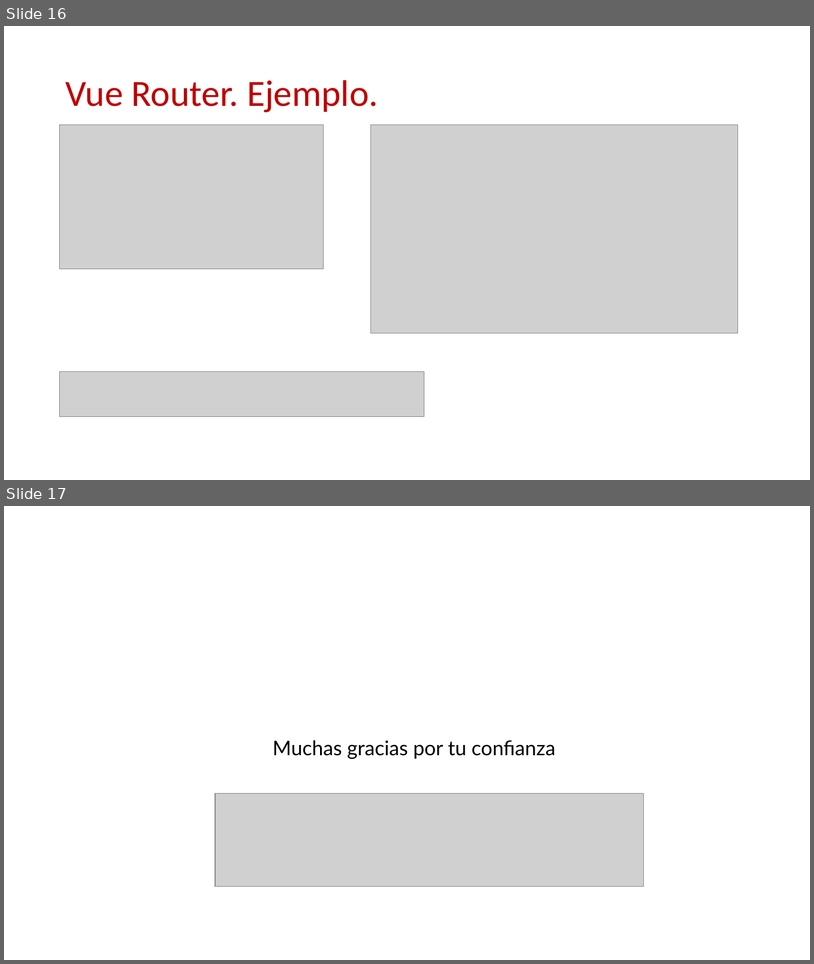
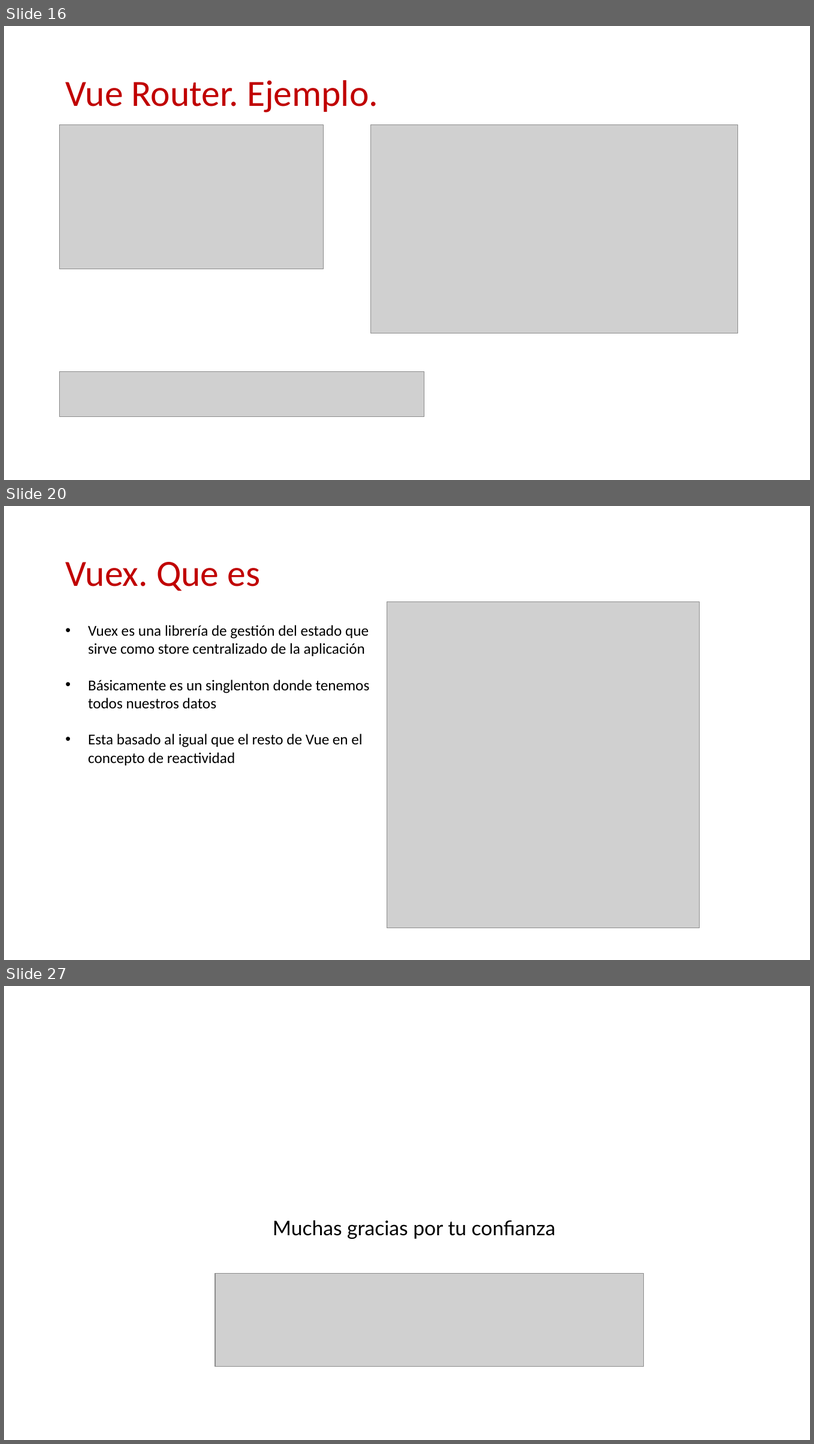
Before and after one commit to Robert-Freire/course-vue2, a slide deck: Vue.pptx. Shown one above the other, each under a label of ours: slides 16 and 17 before the commit, slides 16, 20 and 27 after it; the slides between them are not shown. The pictures are 814x964 and 814x1444 pixels, drawn with LibreOffice and Linux fonts; fonts in the diff are those of the drawing; grey boxes stand for pictures; background and template pictures are left out. Boxes give left, top, right and bottom in pixels: in the first picture for what was removed or moved away, otherwise in the second. Text is boxed around its words. In the diff, an @@ line names an element or a change of style, - is before the commit and + after.

```diff
--- a/Vue.pptx
+++ b/Vue.pptx
@@ slide 20 added at <box>4,506,810,960</box>, background #FFFFFF @@
@@ title added at <box>65,562,260,591</box>, 44 pt, text #C00000 @@
+Vuex. Que es
@@ picture added at <box>387,601,699,928</box> @@
@@ text added at <box>88,625,370,765</box>, 18 pt, text #000000 @@
+• Vuex es una librería de gestión del estado que sirve como store centralizado de la aplicación
+• Básicamente es un singlenton donde tenemos todos nuestros datos
+• Esta basado al igual que el resto de Vue en el concepto de reactividad
@@ what was slide 17 is now slide 27 @@
```
Also in this commit, not shown: 1 slide changed, 9 other slides added, 9 other files.
